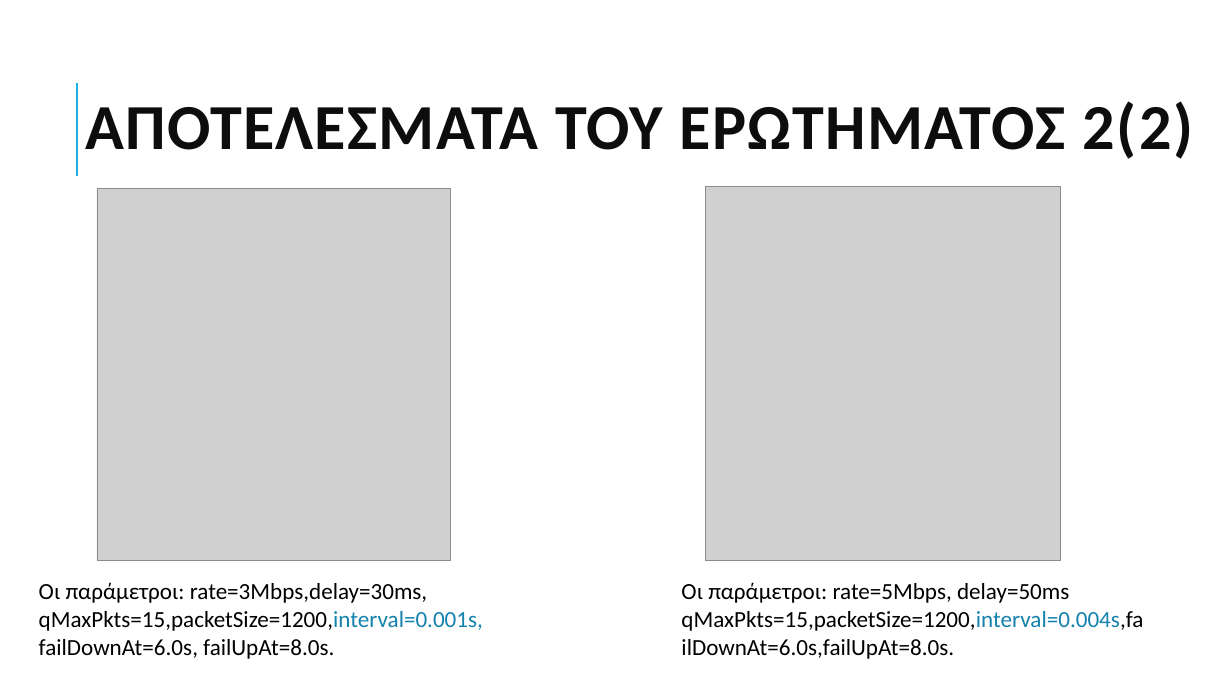
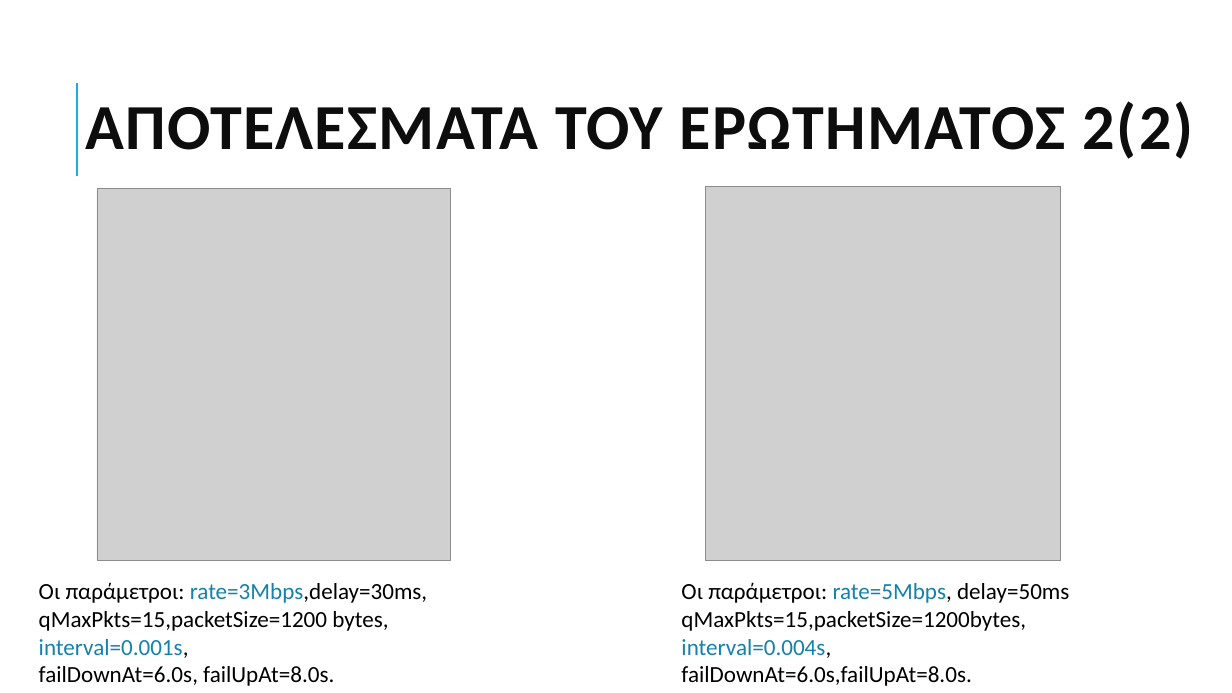
Before and after one commit to grgmyl/Ns3Project, a slide deck: slide 11 of Presentations/Ns-3_presentation_F.pptx. Drawn at 1232x693 pixels with LibreOffice and Linux fonts; fonts in the diff are those of the drawing; grey boxes stand for pictures. Boxes give left, top, right and bottom in pixels: in the first picture for what was removed or moved away, otherwise in the second. Text is boxed around its words. In the diff, an @@ line names an element or a change of style, - is before the commit and + after.

```diff
--- a/Presentations/Ns-3_presentation_F.pptx
+++ b/Presentations/Ns-3_presentation_F.pptx
@@ text at bbox=[39, 582, 427, 658]: text changed @@
-Οι παράμετροι: rate=3Mbps,delay=30ms, qMaxPkts=15,packetSize=1200,interval=0.001s,
+Οι παράμετροι: rate=3Mbps,delay=30ms, qMaxPkts=15,packetSize=1200 bytes,
+interval=0.001s,
@@ text at bbox=[681, 582, 1069, 686]: text changed @@
-Oι παράμετροι: rate=5Mbps, delay=50ms qMaxPkts=15,packetSize=1200,interval=0.004s,failDownAt=6.0s,failUpAt=8.0s.
+Oι παράμετροι: rate=5Mbps, delay=50ms qMaxPkts=15,packetSize=1200bytes,
+interval=0.004s,
+failDownAt=6.0s,failUpAt=8.0s.
```
Also in this commit, not shown: 8 other slides changed.
